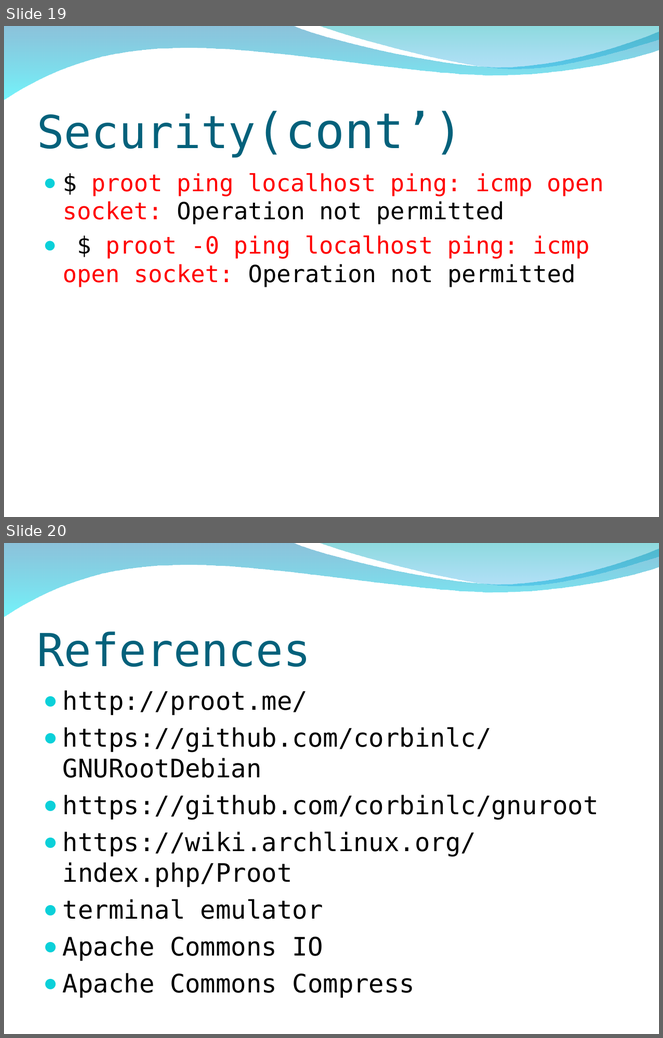
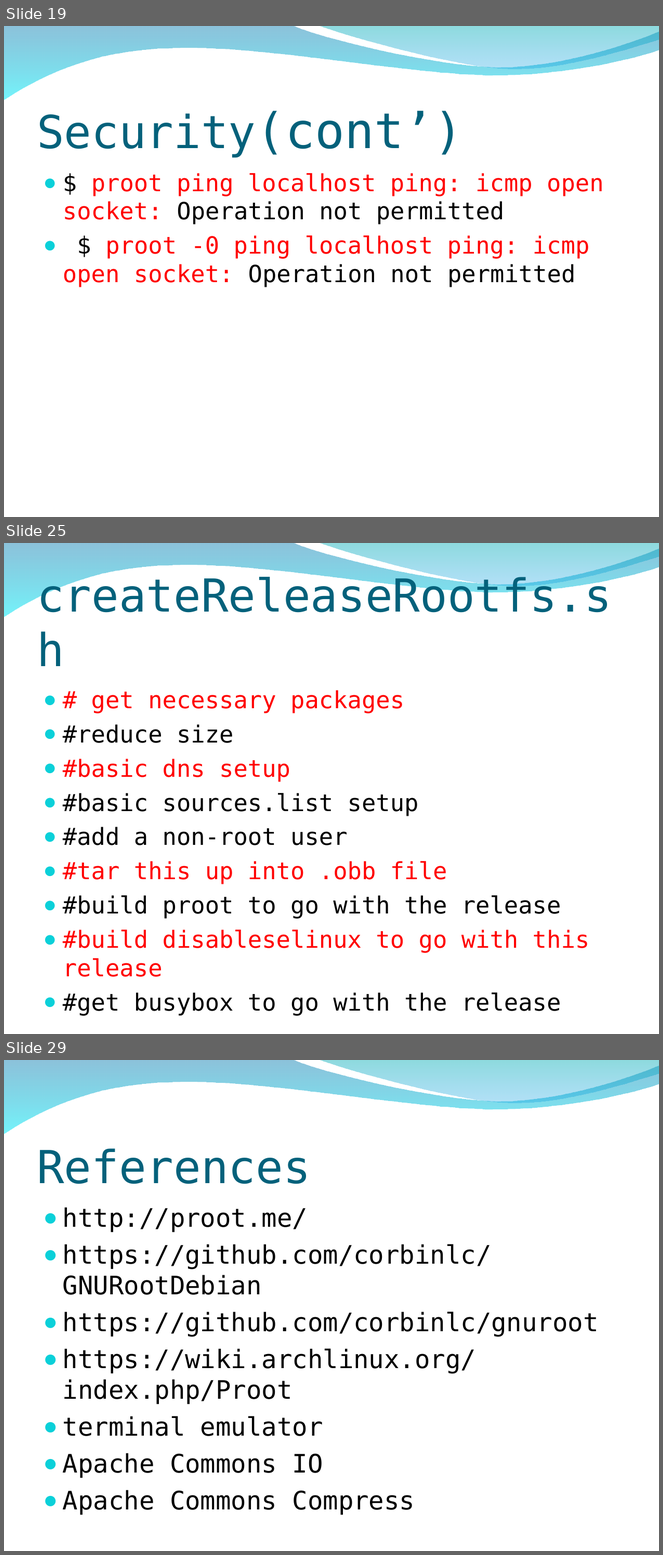
Before and after one commit to peter279k/regular_meeting, a slide deck: Proot.ppt. Shown one above the other, each under a label of ours: slides 19 and 20 before the commit, slides 19, 25 and 29 after it; the slides between them are not shown. The pictures are 663x1038 and 663x1555 pixels, drawn with LibreOffice and Linux fonts; fonts in the diff are those of the drawing; background and template pictures are left out. Boxes give left, top, right and bottom in pixels: in the first picture for what was removed or moved away, otherwise in the second. Text is boxed around its words. In the diff, an @@ line names an element or a change of style, - is before the commit and + after.

Commit message:
add launch root filesystem problems and solution

```diff
--- a/Proot.ppt
+++ b/Proot.ppt
@@ slide 25 added at [4, 543, 659, 1034], background picture (left out); not listed: 2 template elements that a slide beside it also shows @@
@@ title added at [37, 575, 612, 613], 50 pt, text #04617B @@
+createReleaseRootfs.sh
@@ text added at [63, 690, 590, 1016], 26 pt, text #000000 @@
+● # get necessary packages
+● #reduce size
+● #basic dns setup
+● #basic sources.list setup
+● #add a non-root user
+● #tar this up into .obb file
+● #build proot to go with the release
+● #build disableselinux to go with this release
+● #get busybox to go with the release
@@ what was slide 20 is now slide 29 @@
```
Also in this commit, not shown: 2 slides changed, 8 other slides added.
